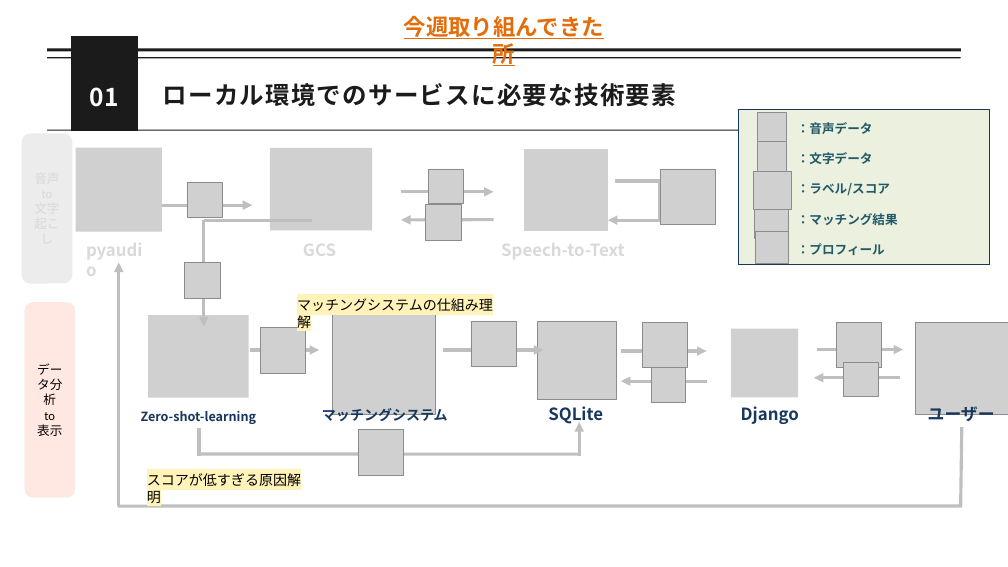
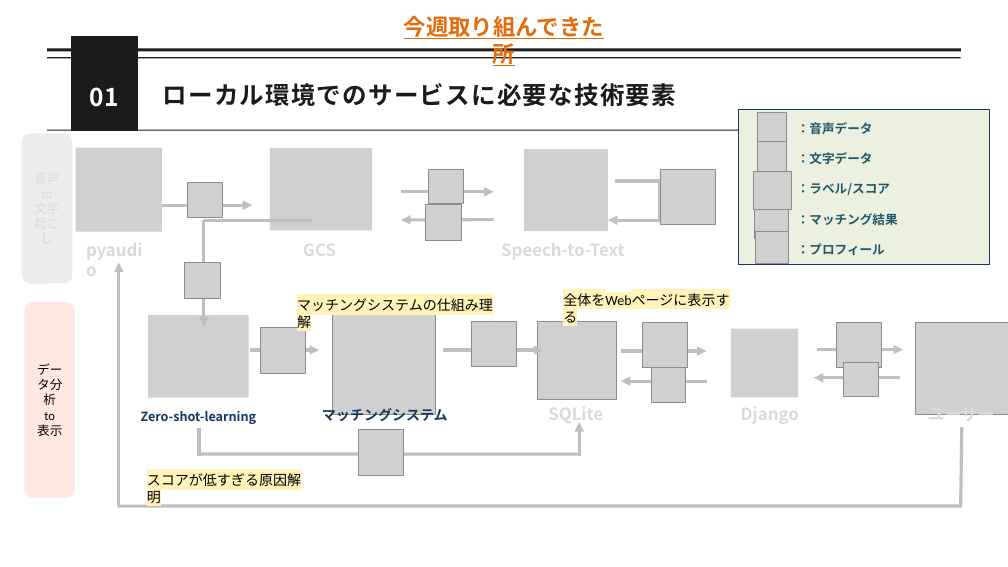
Before and after one commit to momok47/kokoronia, a slide deck: slide 3 of docs/ミーティング/発表資料/25_0725_進捗.pptx. Drawn at 1008x567 pixels with LibreOffice and Linux fonts; fonts in the diff are those of the drawing; grey boxes stand for pictures. Boxes give left, top, right and bottom in pixels: in the first picture for what was removed or moved away, otherwise in the second. Text is boxed around its words. In the diff, an @@ line names an element or a change of style, - is before the commit and + after.

```diff
--- a/docs/ミーティング/発表資料/25_0725_進捗.pptx
+++ b/docs/ミーティング/発表資料/25_0725_進捗.pptx
@@ text added at (563, 291, 729, 306), 20 pt, text #000000 @@
+全体をWebページに表示する
@@ text colour #17375E to #D9D9D9 in 3 elements at (741, 401, 799, 425), (548, 423, 603, 425), (928, 414, 995, 415) @@
```
Also in this commit, not shown: 2 other slides changed, 19 other files.
